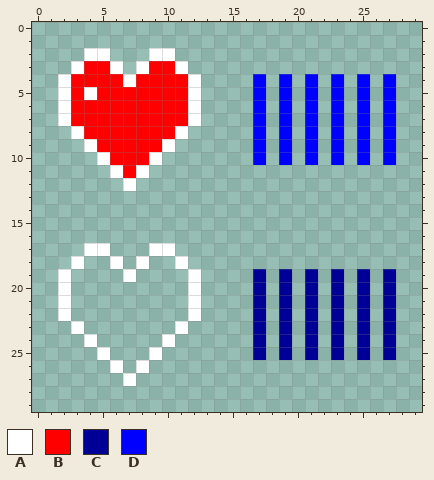
A pixel-art sprite gets an edit: resources/public/assets/game/status_item.png. Above: the version before the commit.
The file is 30x30 pixels.
Palette (. is transparent): A #ffffff  B #ff0000  C #000096  D #0000ff
Pixels before, first column x 2:
 2 ..AA...AA.................
 3 .ABBA.ABBA................
 4 ABBBBABBBBA....D.D.D.D.D.D
 5 ABABBBBBBBA....D.D.D.D.D.D
 6 ABBBBBBBBBA....D.D.D.D.D.D
 7 ABBBBBBBBBA....D.D.D.D.D.D
 8 .ABBBBBBBA.....D.D.D.D.D.D
 9 ..ABBBBBA......D.D.D.D.D.D
10 ...ABBBA.......D.D.D.D.D.D
11 ....ABA...................
12 .....A....................
13 ..........................
14 ..........................
15 ..........................
16 ..........................
17 ..AA...AA.................
18 .A..A.A..A................
19 A....A....A....C.C.C.C.C.C
20 A.........A....C.C.C.C.C.C
21 A.........A....C.C.C.C.C.C
22 A.........A....C.C.C.C.C.C
23 .A.......A.....C.C.C.C.C.C
24 ..A.....A......C.C.C.C.C.C
25 ...A...A.......C.C.C.C.C.C
26 ....A.A...................
27 .....A....................
The result:
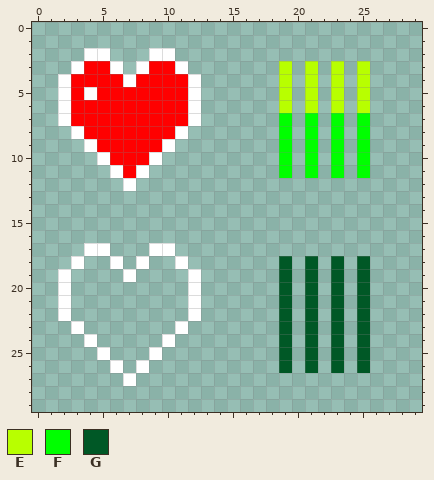
Colours new in this view: E #b8ff00  F #00ff00  G #005826
Difference:
Colour E is added in row 3 at x 19, 21, 23 and 25.
Colour E replaces colour D in rows 4 to 6 at x 19, 21, 23 and 25.
Colour F is added in row 11 at x 19, 21, 23 and 25.
Colour F replaces colour D in rows 7 to 10 at x 19, 21, 23 and 25.
Colour G is added in row 18 at x 19, 21, 23 and 25; in row 26 at x 19, 21, 23 and 25.
Colour G replaces colour C in rows 19 to 25 at x 19, 21, 23 and 25.
The author cleared colour C in rows 19 to 25 at x 17 and 27.
The author cleared colour D in rows 4 to 10 at x 17 and 27.
